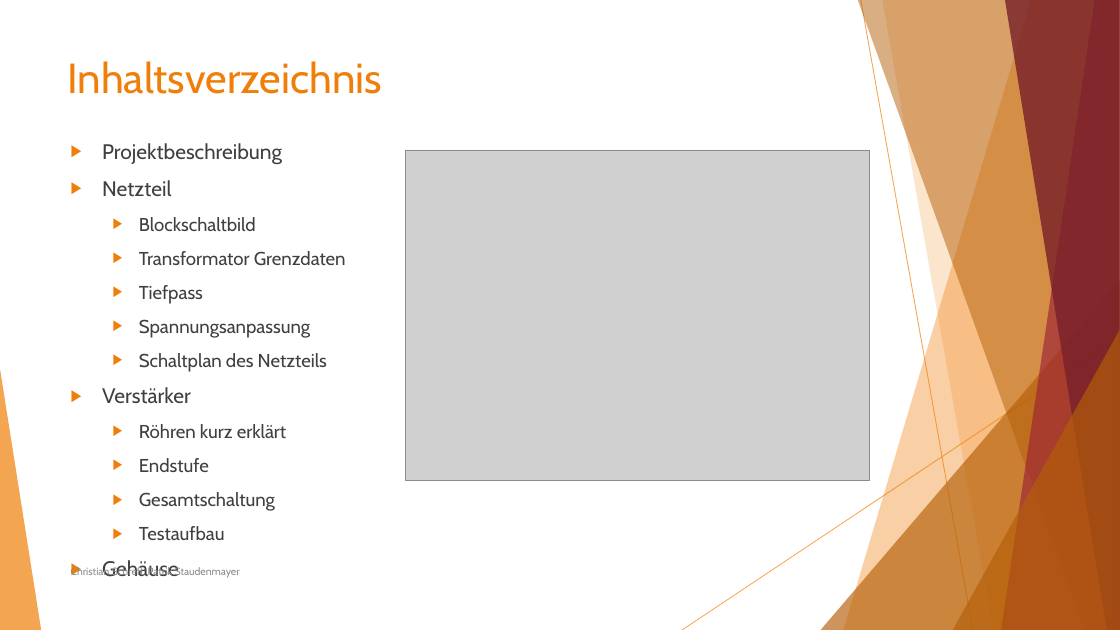
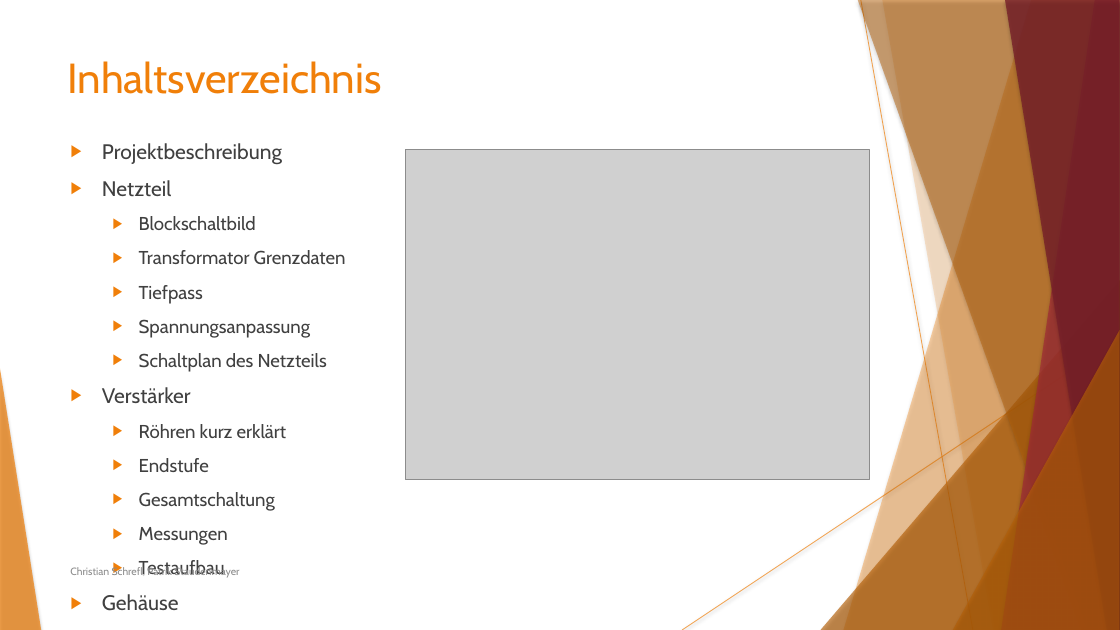
Before and after one commit to Staudi14/tube-amplifier, a slide deck: slide 2 of Präsentation/Staudenmayer_Schrefl_ProjektRöhrenverstärker.pptx. Drawn at 1120x630 pixels with LibreOffice and Linux fonts; fonts in the diff are those of the drawing; grey boxes stand for pictures. Boxes give left, top, right and bottom in pixels: in the first picture for what was removed or moved away, otherwise in the second. Text is boxed around its words. In the diff, an @@ line names an element or a change of style, - is before the commit and + after.

```diff
--- a/Präsentation/Staudenmayer_Schrefl_ProjektRöhrenverstärker.pptx
+++ b/Präsentation/Staudenmayer_Schrefl_ProjektRöhrenverstärker.pptx
@@ line (861, 0) - (973, 630): stroke #F07F09 0.75 pt to #F07F09 0.74 pt @@
@@ freeform shape at (x1=882, y1=0, x2=1120, y2=630): shadow on; outline redrawn @@
@@ text at (x1=102, y1=143, x2=282, y2=611): indent changed @@
@@ line (1120, 339) - (682, 630): stroke #F07F09 0.75 pt to #F07F09 0.74 pt @@
@@ shadow on in 7 elements at (x1=844, y1=0, x2=1120, y2=630), (x1=821, y1=280, x2=1120, y2=630), (x1=858, y1=0, x2=1120, y2=630), (x1=1002, y1=0, x2=1120, y2=630), (x1=1005, y1=0, x2=1120, y2=630), (x1=953, y1=330, x2=1120, y2=630), (x1=0, y1=369, x2=41, y2=630) @@
@@ text at (x1=139, y1=527, x2=228, y2=545): paragraph added @@
+  ▶ Messungen
@@ text "Christian Schrefl, Patrik Staudenmayer" at (x1=70, y1=567, x2=239, y2=577): text colour #8C8C8C to #8B8B8B @@
```
Also in this commit, not shown: 17 other slides changed, 2 slides added.
